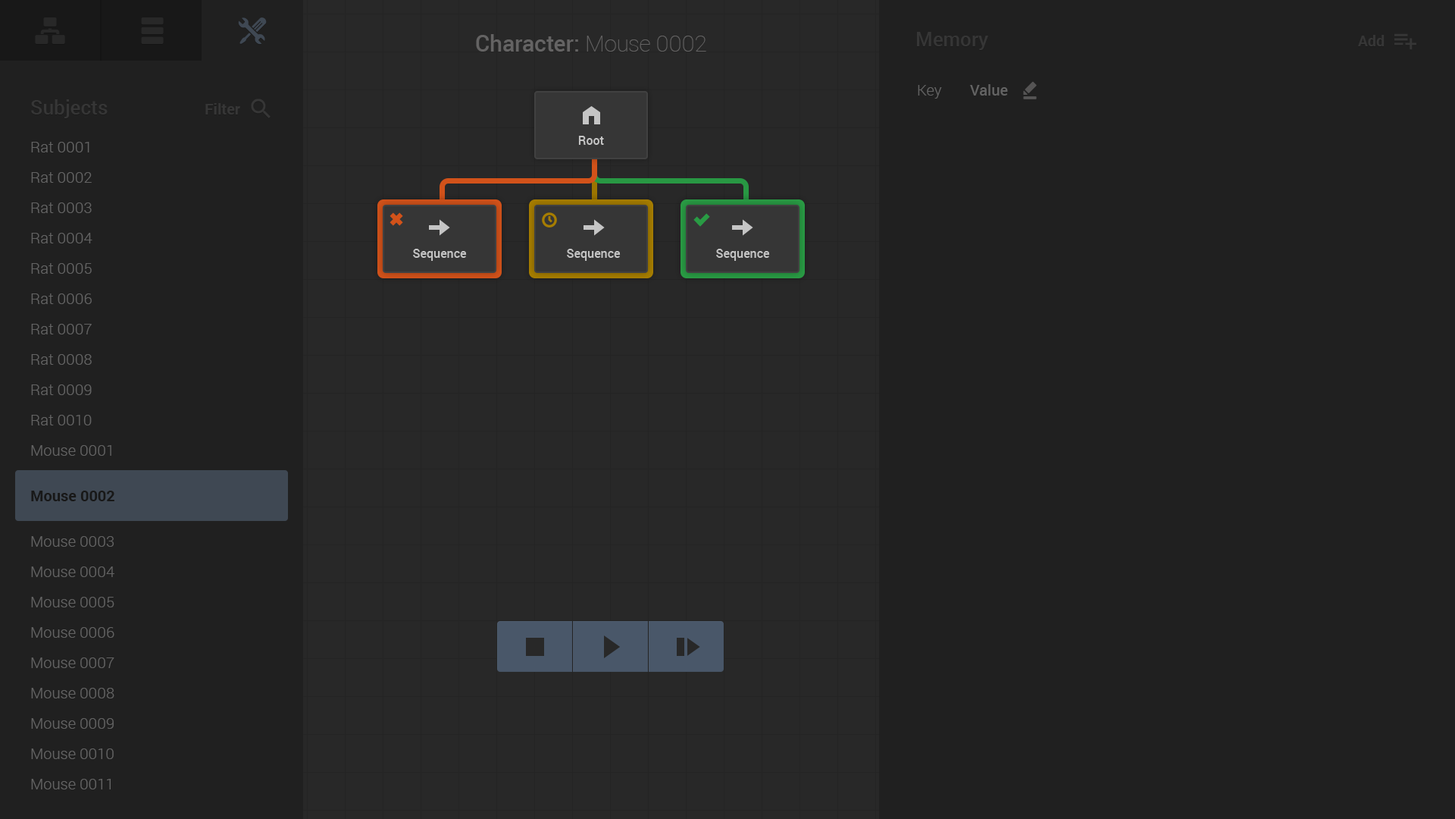
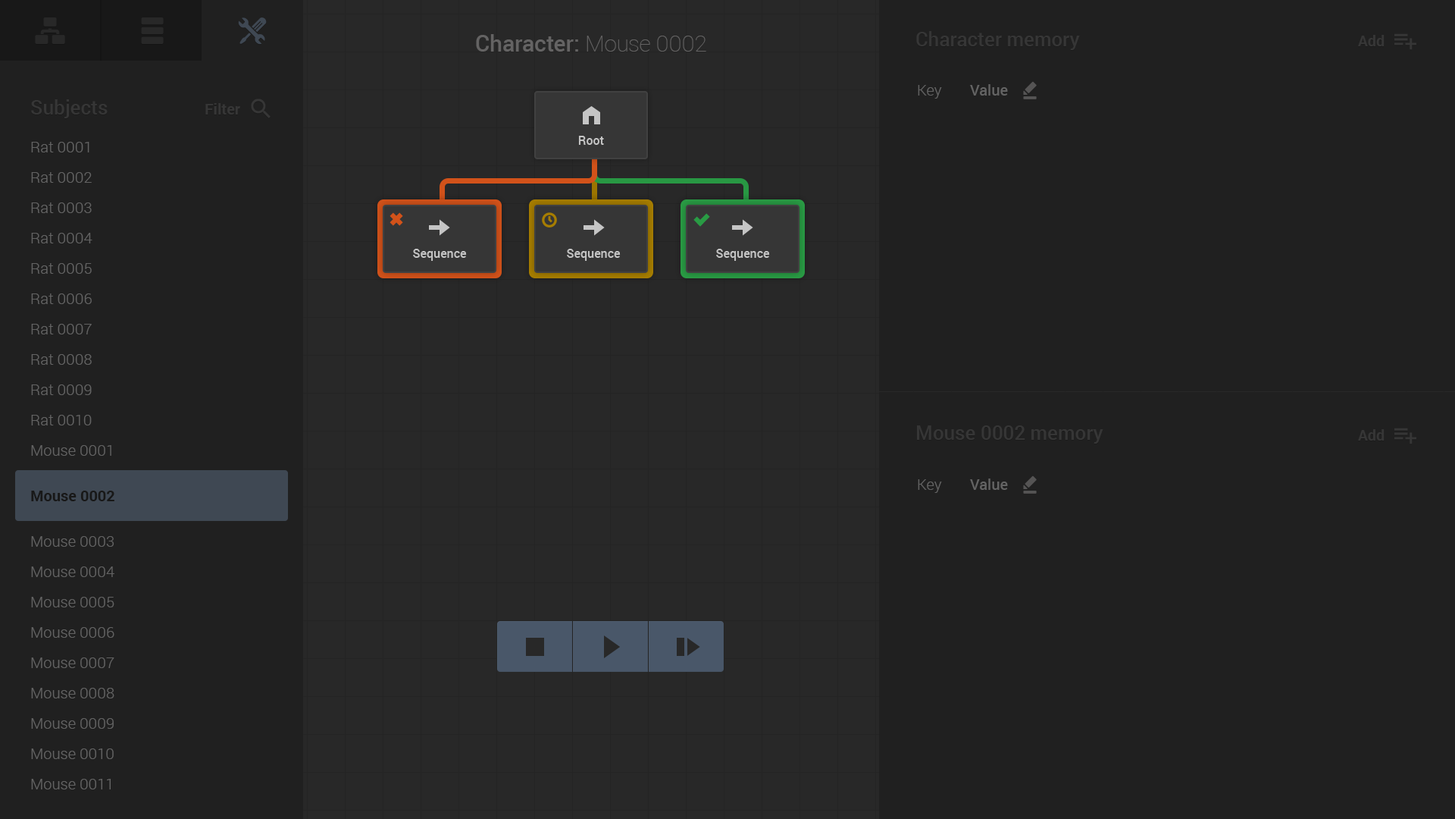
Layers edited between the first and the second 1455 x 819 image:
moved "Headline" (2nd of 3, in "blackboard") into group "blackboard", painted on it over [left=916, top=31, right=1081, bottom=51]
added layer "Headline" (3rd of 3, in "blackboard") in group "blackboard" over [left=917, top=425, right=1104, bottom=444]
added group "pair" (2nd of 2, in "blackboard") with 3 layers in group "blackboard" over [left=917, top=475, right=1037, bottom=494]
added layer "Key" (2nd of 2, in "blackboard" › "pair") in group "pair" over [left=917, top=479, right=943, bottom=493]
added layer "Upravit" (2nd of 2, in "blackboard" › "pair") in group "pair" over [left=1023, top=475, right=1037, bottom=494]
added layer "Value" (2nd of 2, in "blackboard" › "pair") in group "pair" over [left=970, top=478, right=1009, bottom=490]
added group "add" (3rd of 4, in "blackboard") with 2 layers in group "blackboard" over [left=1358, top=427, right=1417, bottom=444]
added layer "add" (4th of 4, in "blackboard" › "add") in group "add" over [left=1358, top=429, right=1385, bottom=441]
added layer (unnamed layer) (2nd of 2, in "blackboard" › "add") in group "add" over [left=1394, top=427, right=1417, bottom=444]
painted on "bg" (4th of 6, in "blackboard") over [left=879, top=391, right=1455, bottom=392]
